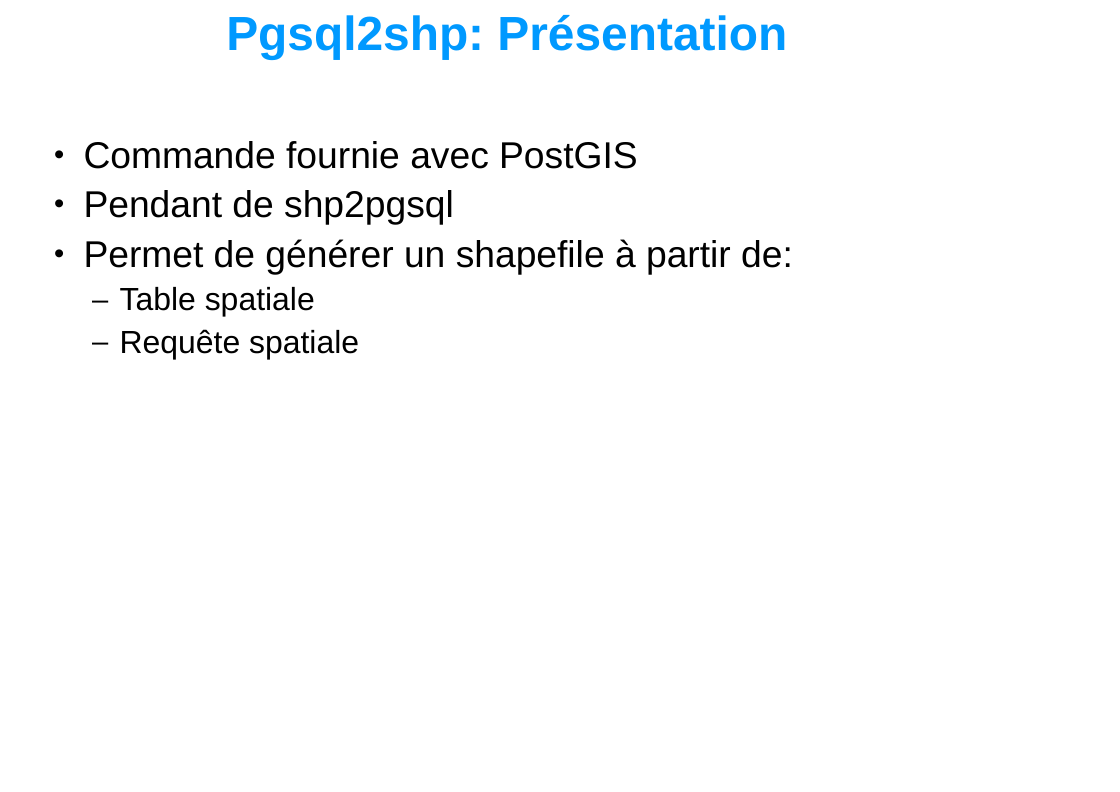
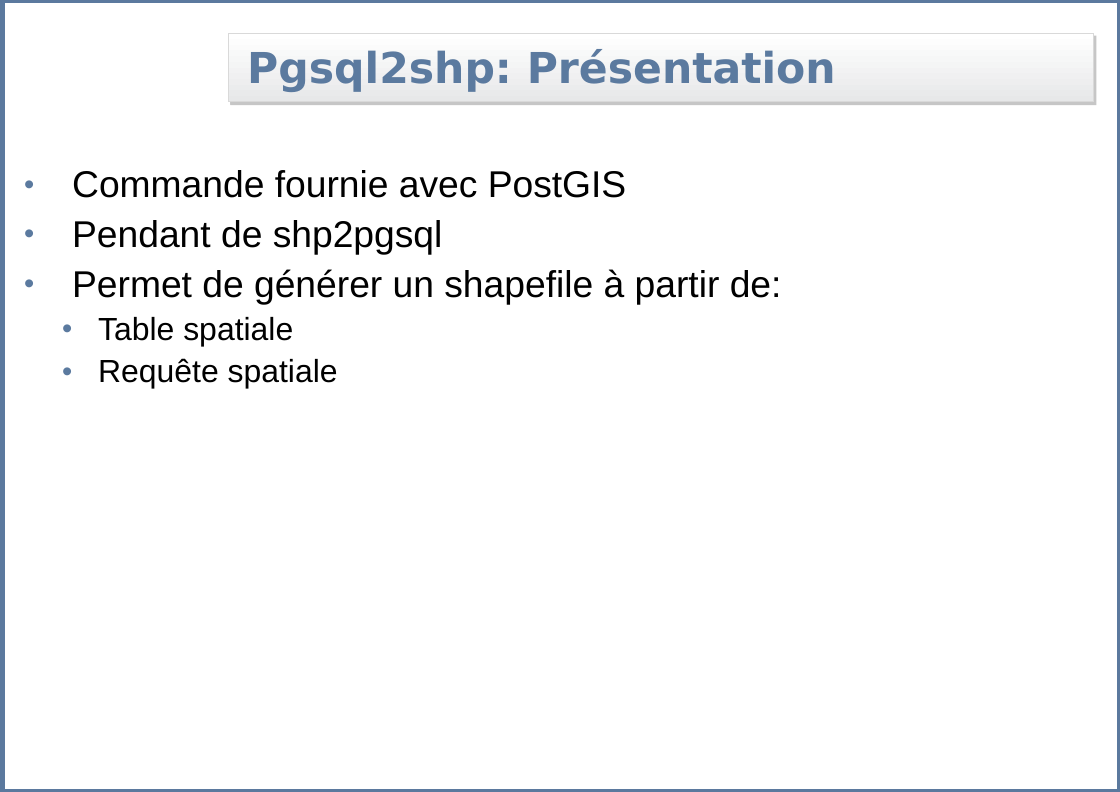
Before and after one commit to Gretti/geoadminsuite, a slide deck: slide 8 of branches/home/formation/postgis/postgis/slides/04_postgis_load_data.ppt. Drawn at 1120x792 pixels with LibreOffice and Linux fonts; fonts in the diff are those of the drawing; background and template pictures are left out. Boxes give left, top, right and bottom in pixels: in the first picture for what was removed or moved away, otherwise in the second. Text is boxed around its words. In the diff, an @@ line names an element or a change of style, - is before the commit and + after.

```diff
--- a/branches/home/formation/postgis/postgis/slides/04_postgis_load_data.ppt
+++ b/branches/home/formation/postgis/postgis/slides/04_postgis_load_data.ppt
@@ rectangle added at (2, 0, 1120, 792), outline #5B799E 4.51 pt @@
@@ title "Pgsql2shp: Présentation": place and size @@
-title "Pgsql2shp: Présentation" at (226, 15, 787, 59)
+title "Pgsql2shp: Présentation" at (228, 34, 1093, 102)
@@ title "Pgsql2shp: Présentation" at (228, 34, 1093, 102): size 36 to 32 pt, font Arial to DejaVu Sans, text colour #0099FF to #5B7A9F; indent changed; fill none to gradient #FFFFFF to #E7E8E9; outline none to #D9D9D9 0.74 pt; shadow on @@
@@ text "Commande fournie avec PostGIS": place and size @@
-text "Commande fournie avec PostGIS" at (84, 141, 793, 359)
+text "Commande fournie avec PostGIS" at (72, 170, 782, 389)
@@ text "Commande fournie avec PostGIS" at (72, 170, 782, 389): indent changed; bullet colour #000000 to #5B7A9F; bullet – to • @@
```
Also in this commit, not shown: 8 other slides changed, 6 slides added, 58 other files.
